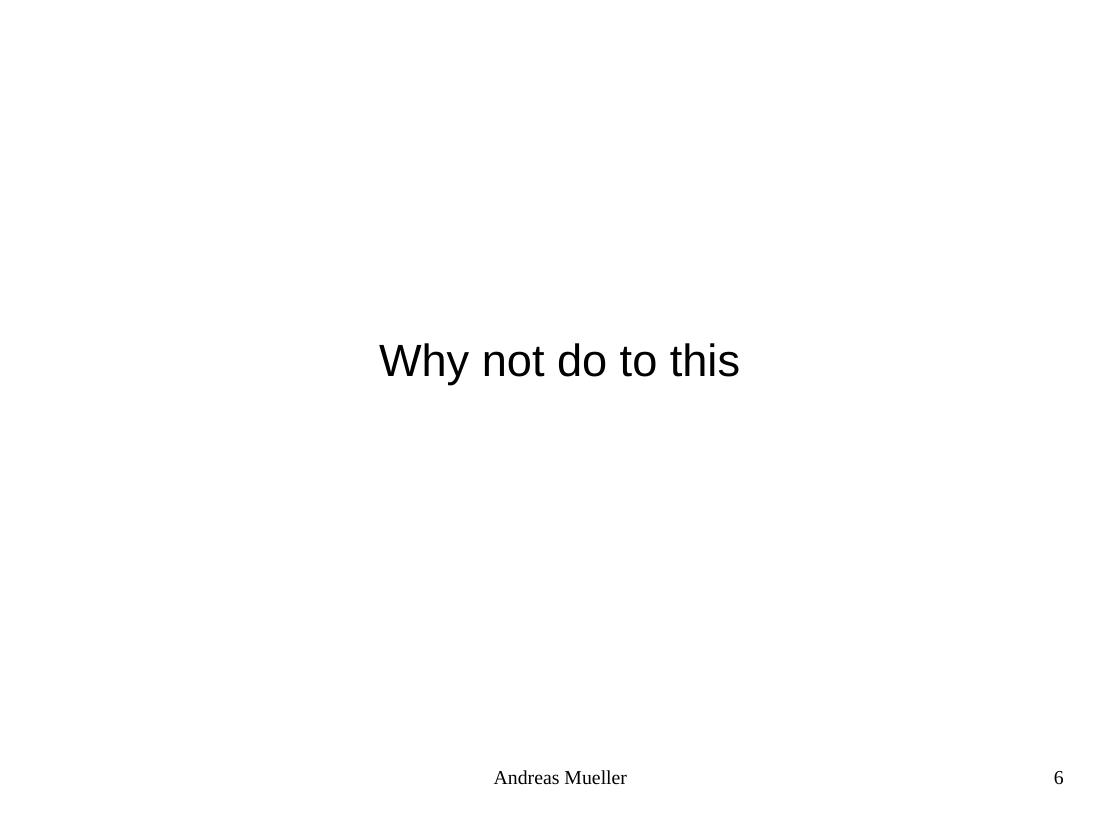
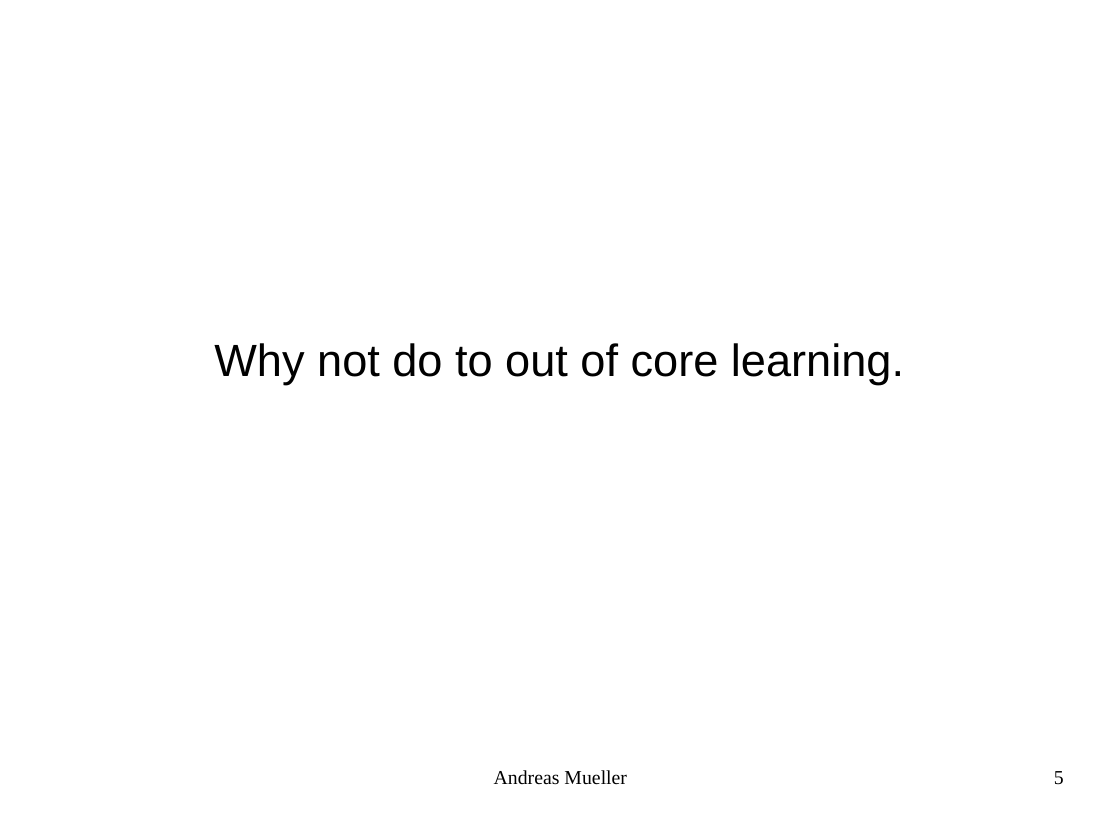
Before and after one commit to amueller/talks_odt, a slide deck: slide 5 of large-scale-non-linear-learning-pygotham-2015.odp (slide 6 before the commit). Drawn at 1120x840 pixels with LibreOffice and Linux fonts; fonts in the diff are those of the drawing. Boxes give left, top, right and bottom in pixels: in the first picture for what was removed or moved away, otherwise in the second. Text is boxed around its words. In the diff, an @@ line names an element or a change of style, - is before the commit and + after.

```diff
--- a/large-scale-non-linear-learning-pygotham-2015.odp
+++ b/large-scale-non-linear-learning-pygotham-2015.odp
@@ subtitle at box(214, 343, 904, 385): text changed @@
-Why not do to this
+Why not do to out of core learning.
@@ page number at box(1054, 771, 1064, 785): text changed @@
-6
+5
```
Also in this commit, not shown: 11 other slides changed, 4 slides added, 2 slides removed.
